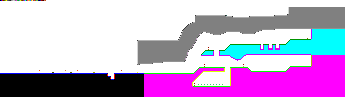
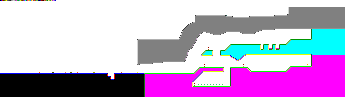
Layered file, before and after one edit (356 x 97). Changes by layer:
painted on "Layer 1" over [39, 29, 312, 97]
